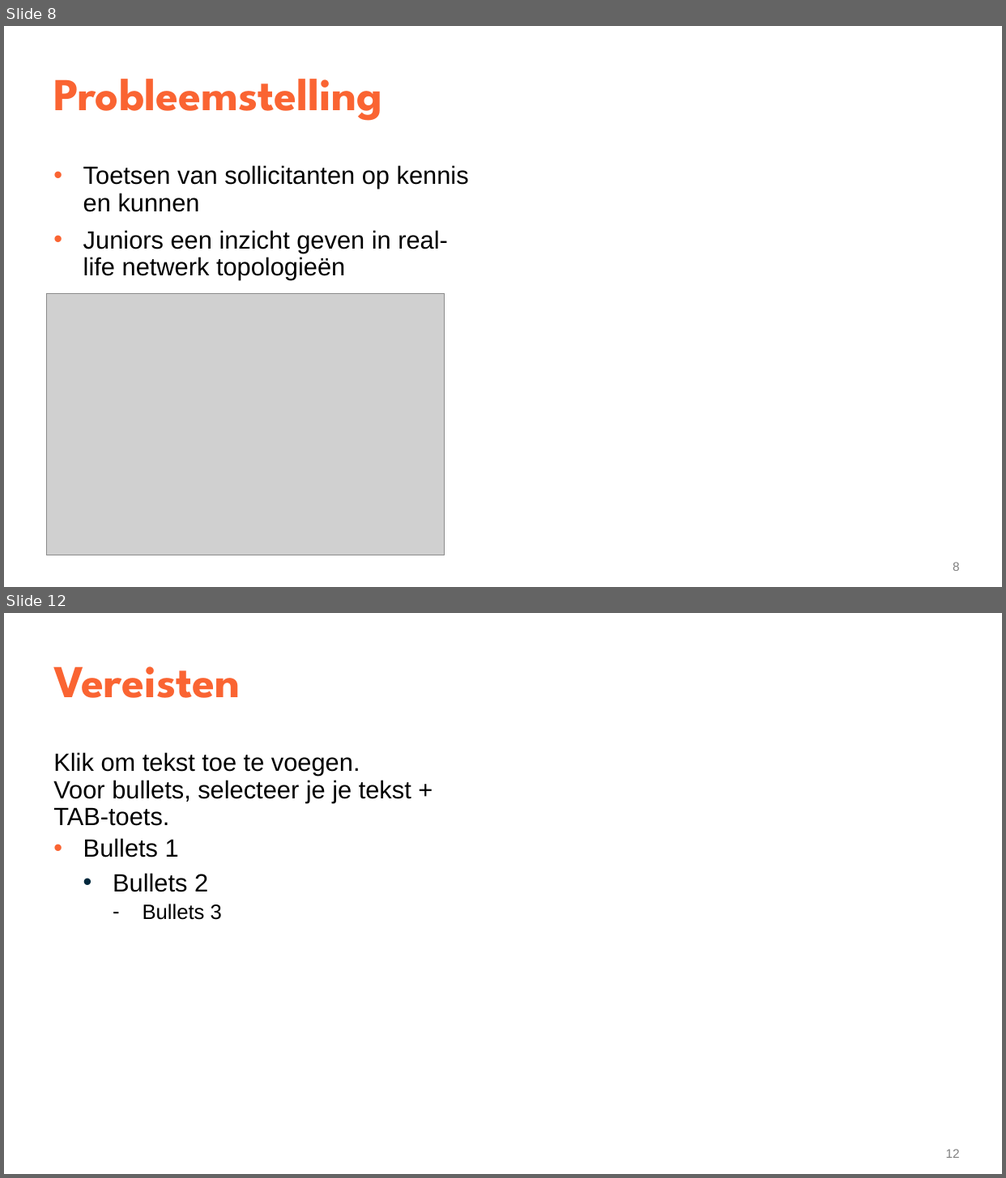
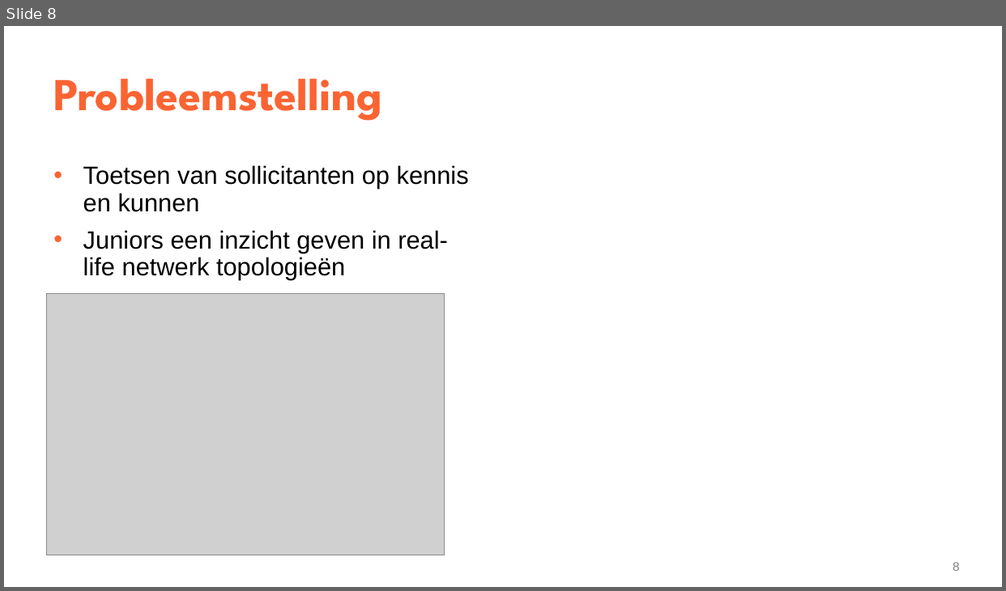
Before and after one commit to YenteLens/ylbachelorproef, a slide deck: Presentatie/eindpresentatie.pptx. Shown one above the other, each under a label of ours: slides 8 and 12 before the commit, slide 8 after it; the slides between them are not shown. The pictures are 1006x1178 and 1006x591 pixels, drawn with LibreOffice and Linux fonts; fonts in the diff are those of the drawing; grey boxes stand for pictures. Boxes give left, top, right and bottom in pixels: in the first picture for what was removed or moved away, otherwise in the second. Text is boxed around its words. In the diff, an @@ line names an element or a change of style, - is before the commit and + after.

Commit message:
added more stuff

```diff
--- a/Presentatie/eindpresentatie.pptx
+++ b/Presentatie/eindpresentatie.pptx
@@ slide 12 removed at (4, 613, 1002, 1174), background #FFFFFF @@
@@ title removed at (53, 666, 240, 698) @@
-Vereisten
@@ text removed at (53, 752, 411, 920) @@
-Klik om tekst toe te voegen.
-Voor bullets, selecteer je je tekst + TAB-toets.
-  • Bullets 1
-    • Bullets 2
-      – Bullets 3
@@ page number removed at (946, 1149, 960, 1158) @@
-12
```
Also in this commit, not shown: 4 slides changed, 6 slides added, 4 other slides removed.
